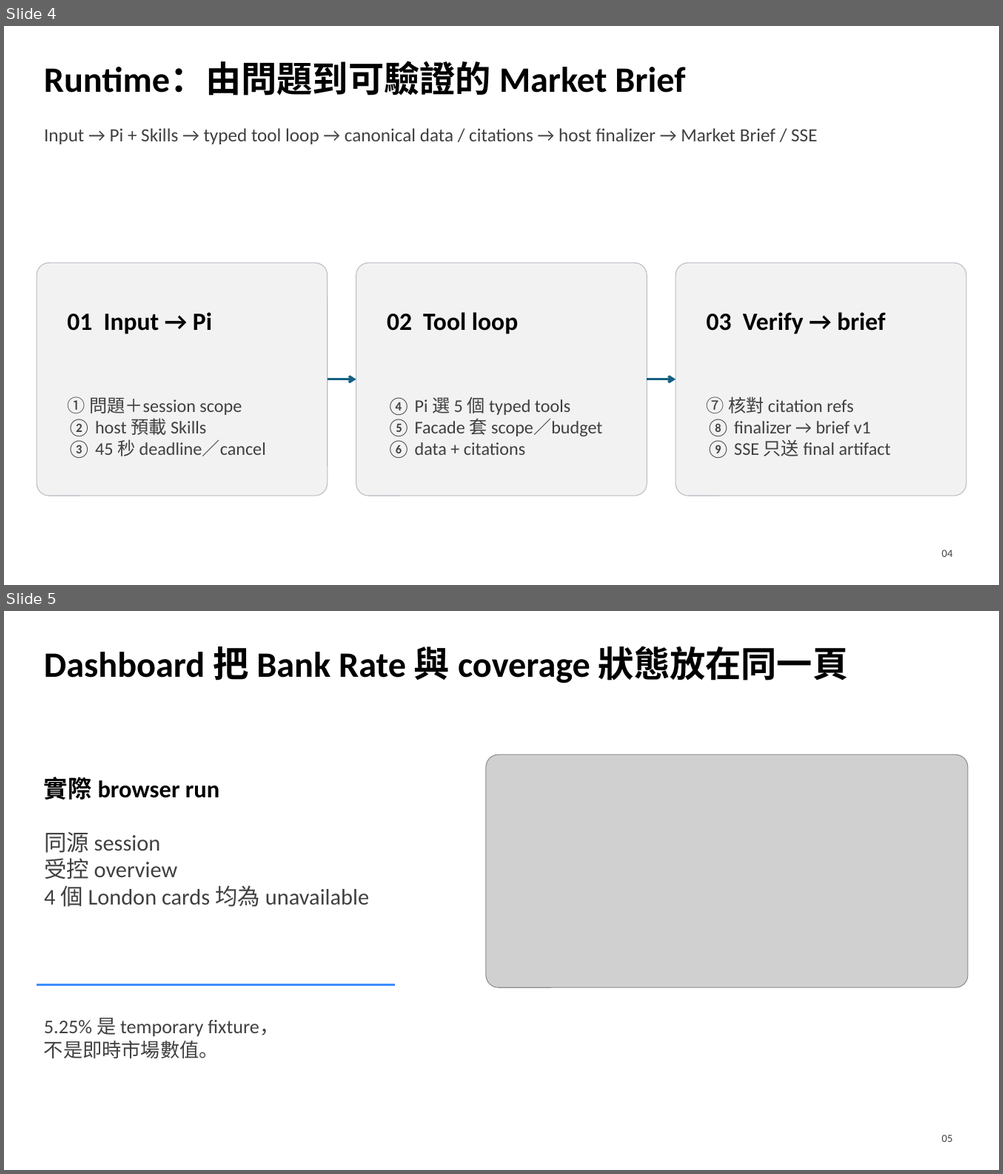
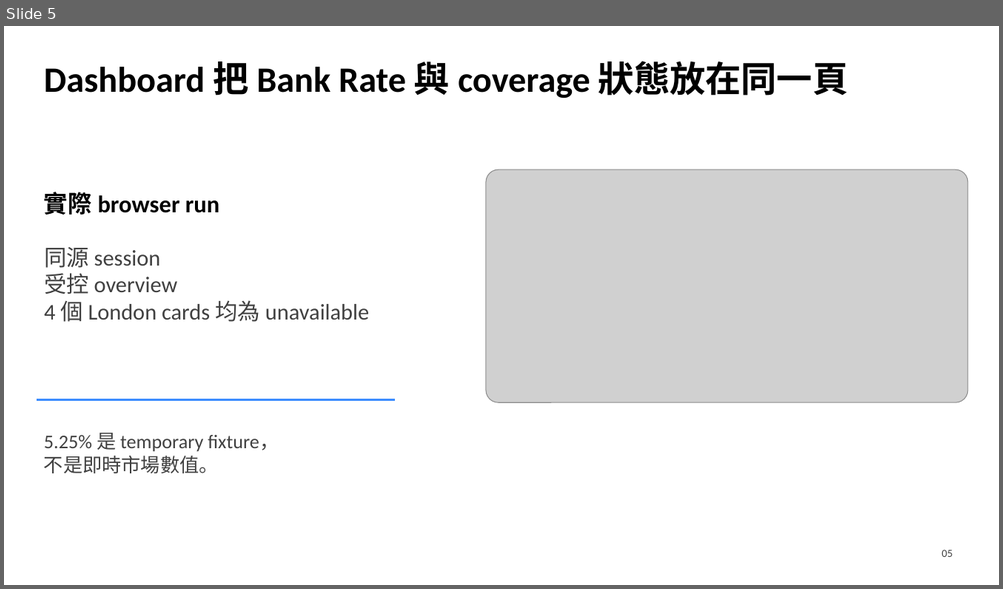
Before and after one commit to ricoyudog/london_real_estate, a slide deck: docs/London-Market-Desk-Architecture-and-Demo-2026-08-02.pptx. Shown one above the other, each under a label of ours: slides 4 and 5 before the commit, slide 5 after it. The pictures are 1003x1174 and 1003x589 pixels, drawn with LibreOffice and Linux fonts; fonts in the diff are those of the drawing; grey boxes stand for pictures. Boxes give left, top, right and bottom in pixels: in the first picture for what was removed or moved away, otherwise in the second. Text is boxed around its words. In the diff, an @@ line names an element or a change of style, - is before the commit and + after.

```diff
--- a/docs/London-Market-Desk-Architecture-and-Demo-2026-08-02.pptx
+++ b/docs/London-Market-Desk-Architecture-and-Demo-2026-08-02.pptx
@@ slide 4 removed at [4,26,999,585], background #FFFFFF @@
@@ text removed at [44,62,685,96] @@
-Runtime：由問題到可驗證的 Market Brief
@@ text removed at [44,128,817,144] @@
-Input → Pi + Skills → typed tool loop → canonical data / citations → host finalizer → Market Brief / SSE
@@ rounded rectangle removed at [37,264,328,496] @@
@@ rounded rectangle removed at [356,264,647,496] @@
@@ rounded rectangle removed at [675,264,967,496] @@
@@ text removed at [67,312,212,335] @@
-01 Input → Pi
@@ text removed at [387,312,518,335] @@
-02 Tool loop
@@ text removed at [706,312,885,335] @@
-03 Verify → brief
@@ arrow removed from (327, 380) to (356, 380) @@
@@ arrow removed from (646, 380) to (675, 380) @@
@@ text removed at [67,397,266,458] @@
-① 問題＋session scope
-② host 預載 Skills
-③ 45 秒 deadline／cancel
@@ text removed at [387,397,602,458] @@
-④ Pi 選 5 個 typed tools
-⑤ Facade 套 scope／budget
-⑥ data + citations
@@ text removed at [706,397,891,458] @@
-⑦ 核對 citation refs
-⑧ finalizer → brief v1
-⑨ SSE 只送 final artifact
@@ text removed at [942,550,953,557] @@
-04
```
Also in this commit, not shown: 1 slide added, 7 other files.
